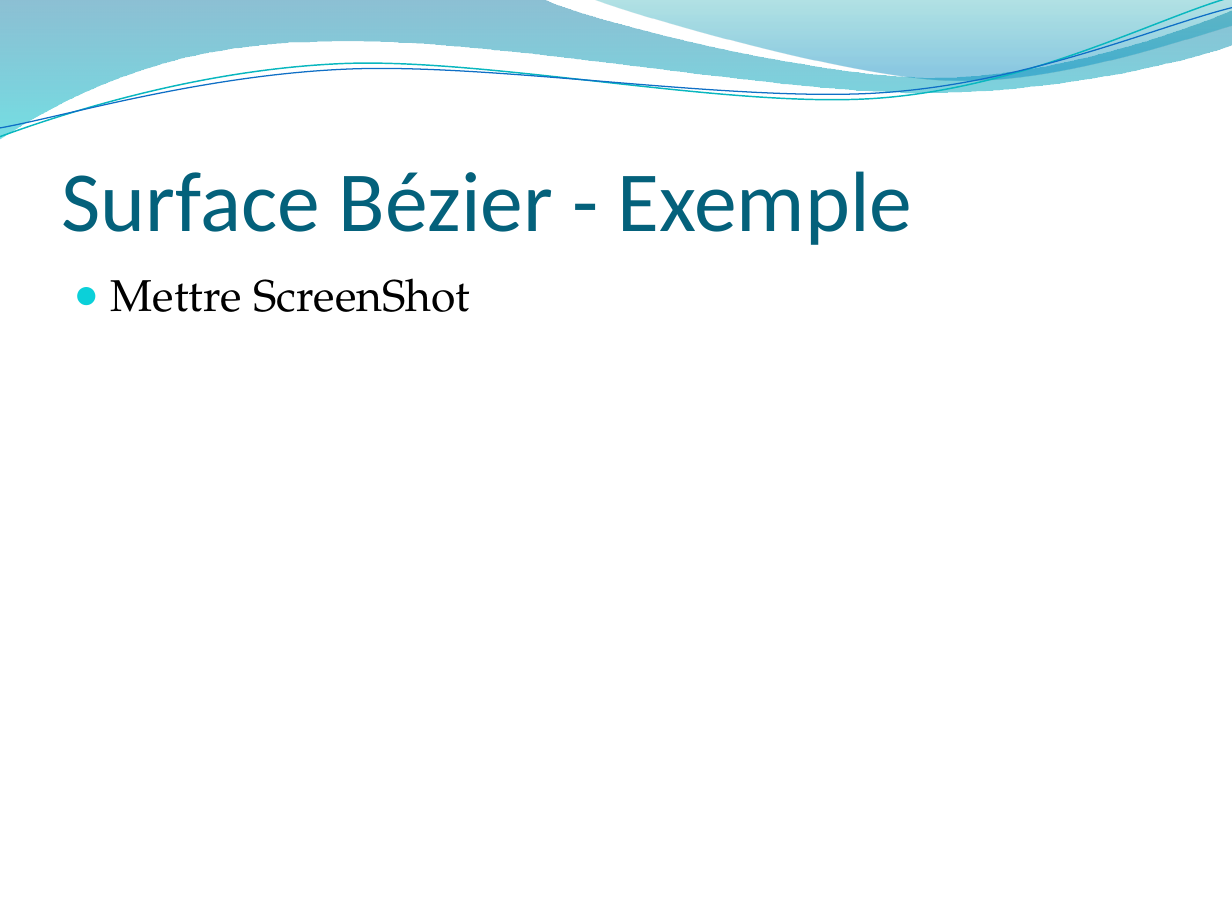
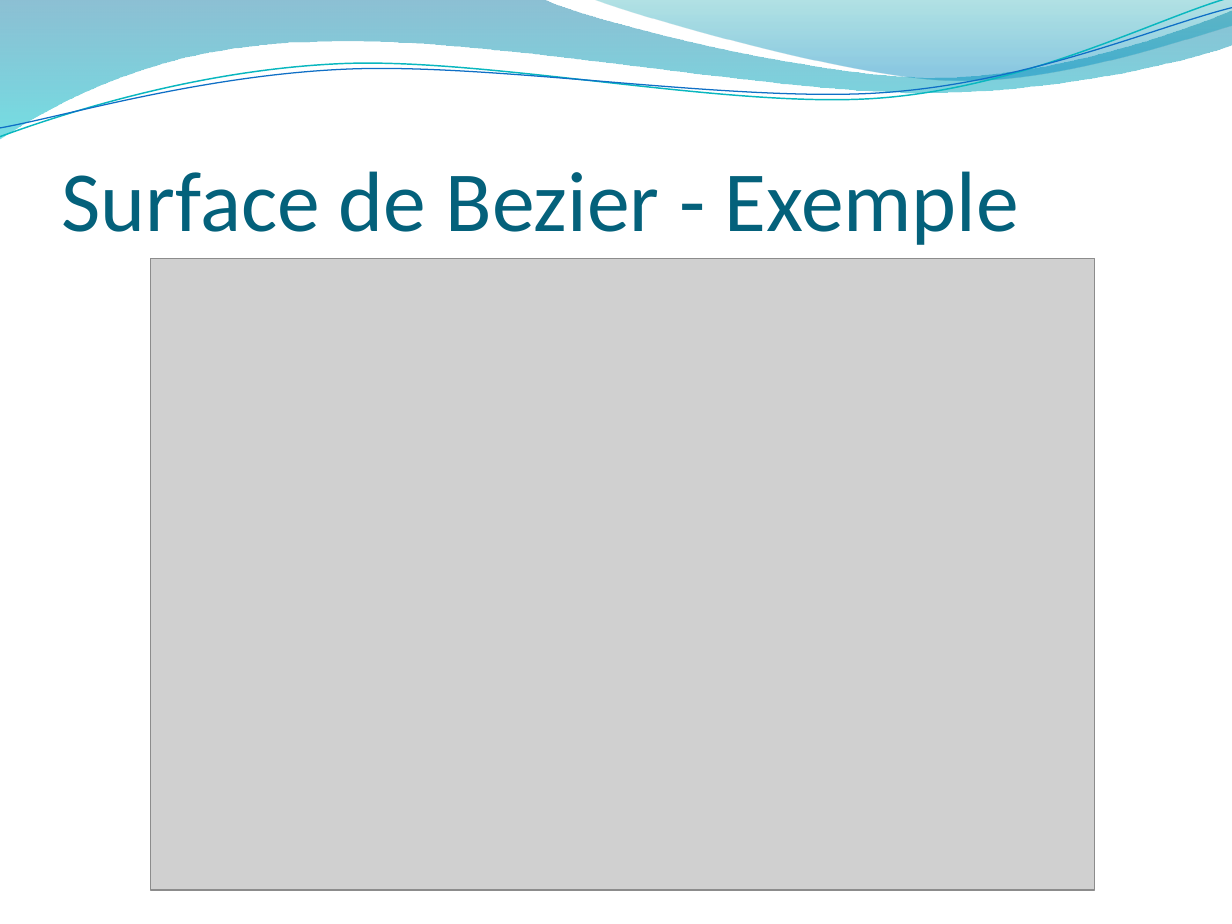
Before and after one commit to 3a-arthurkevin/Math-Modelisation-2D-3D, a slide deck: slide 10 of ProjetMathMod2D3D/PrésentationPartielMath.pptx. Drawn at 1232x924 pixels with LibreOffice and Linux fonts; fonts in the diff are those of the drawing; grey boxes stand for pictures; background and template pictures are left out. Boxes give left, top, right and bottom in pixels: in the first picture for what was removed or moved away, otherwise in the second. Text is boxed around its words. In the diff, an @@ line names an element or a change of style, - is before the commit and + after.

```diff
--- a/ProjetMathMod2D3D/PrésentationPartielMath.pptx
+++ b/ProjetMathMod2D3D/PrésentationPartielMath.pptx
@@ title at <box>62,171,1019,245</box>: text changed @@
-Surface Bézier - Exemple
+Surface de Bezier - Exemple
@@ picture added at <box>150,259,1095,891</box> @@
@@ text removed at <box>111,278,470,312</box> @@
-● Mettre ScreenShot
```
Also in this commit, not shown: 2 other files.
